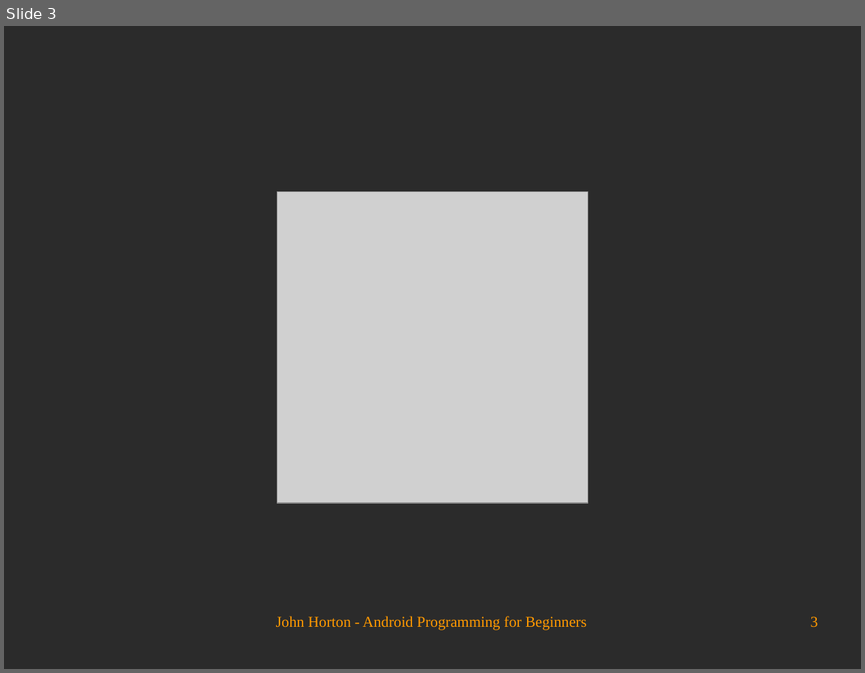
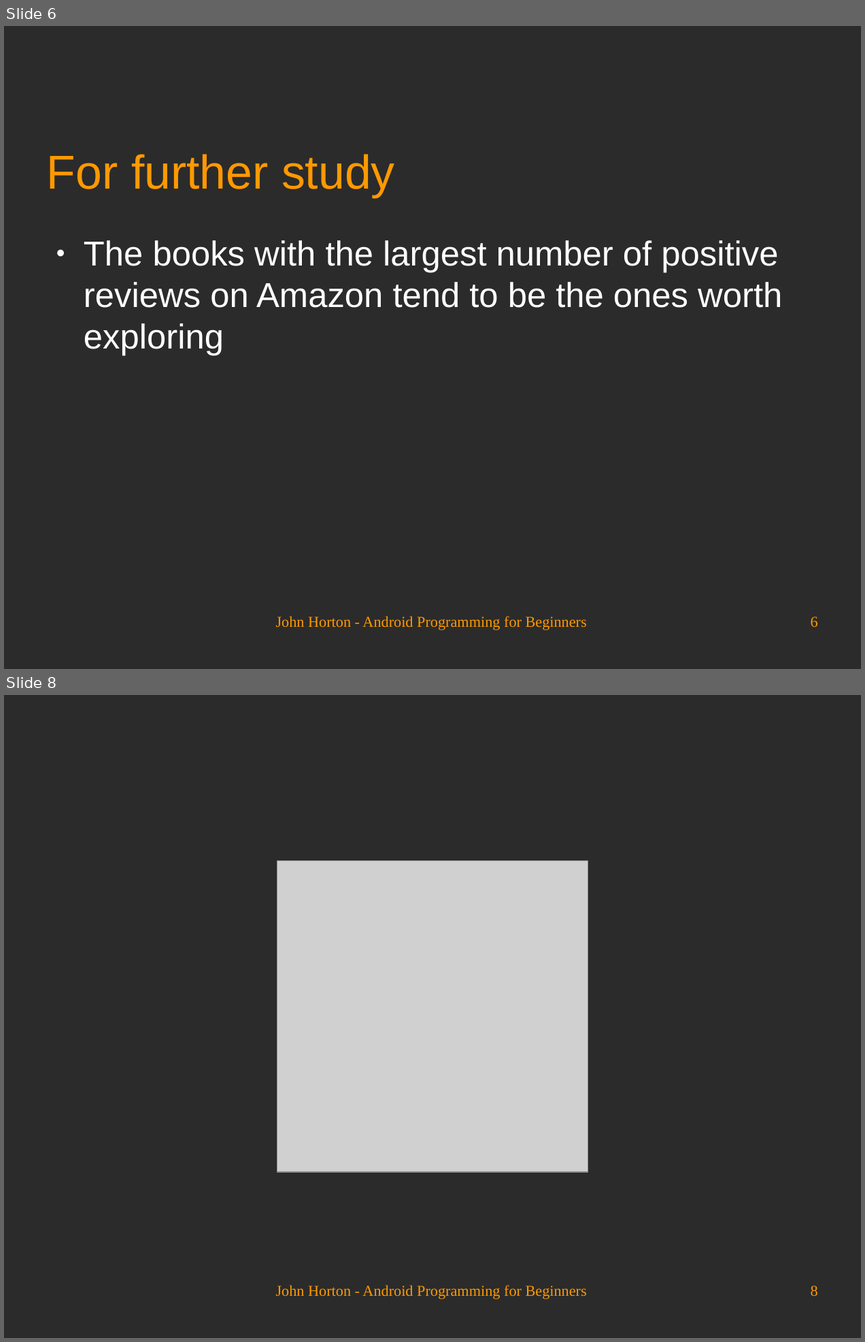
Before and after one commit to Academy-Soft-Intellect/Android-Programming-for-Beginners, a slide deck: 30_Before_You_Go.odp. Shown one above the other, each under a label of ours: slide 3 before the commit, slides 6 and 8 after it; the slides between them are not shown. The pictures are 865x673 and 865x1342 pixels, drawn with LibreOffice and Linux fonts; fonts in the diff are those of the drawing; grey boxes stand for pictures; background and template pictures are left out; a plain dark background stands for a picture behind light text. Boxes give left, top, right and bottom in pixels: in the first picture for what was removed or moved away, otherwise in the second. Text is boxed around its words. In the diff, an @@ line names an element or a change of style, - is before the commit and + after.

```diff
--- a/30_Before_You_Go.odp
+++ b/30_Before_You_Go.odp
@@ slide 6 added at [4,26,861,669], background picture (left out) @@
@@ title added at [47,154,395,197], 44 pt, text #FF9900 @@
+For further study
@@ text added at [84,240,782,356], 32 pt, text #FFFFFF @@
+● The books with the largest number of positive reviews on Amazon tend to be the ones worth exploring
@@ text added at [276,616,587,630], 14 pt, text #FF9900 @@
+John Horton - Android Programming for Beginners
@@ page number added at [810,616,818,627], 14 pt, text #FF9900 @@
+6
@@ what was slide 3 is now slide 8 @@
@@ page number at [810,1285,818,1295]: text changed @@
-3
+8
```
Also in this commit, not shown: 2 slides changed, 4 other slides added.
